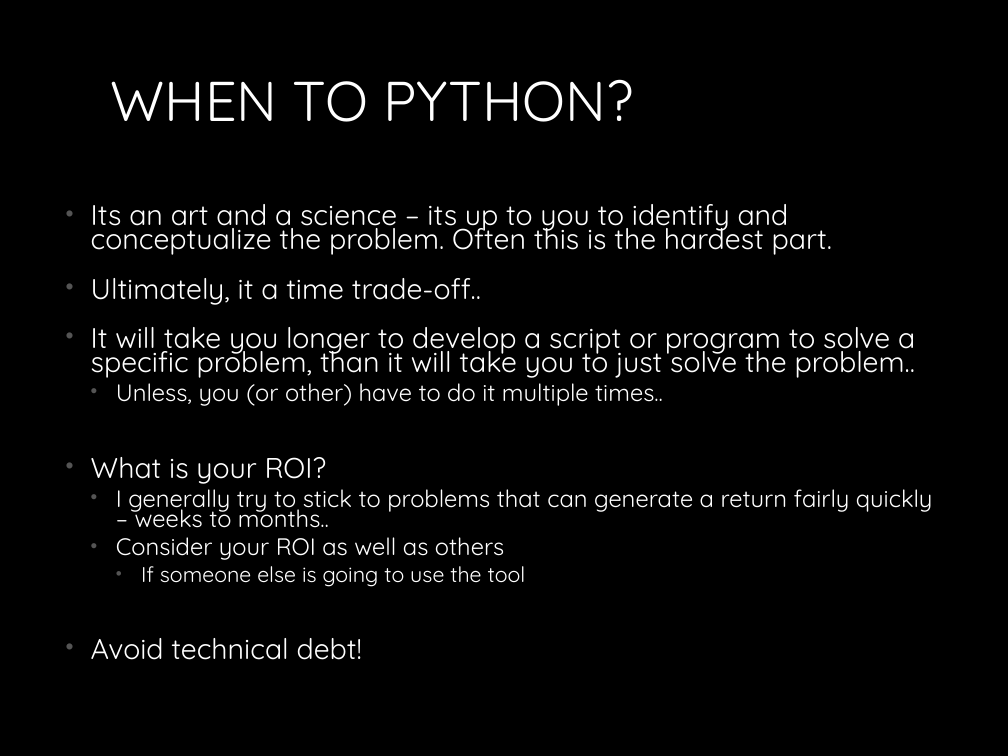
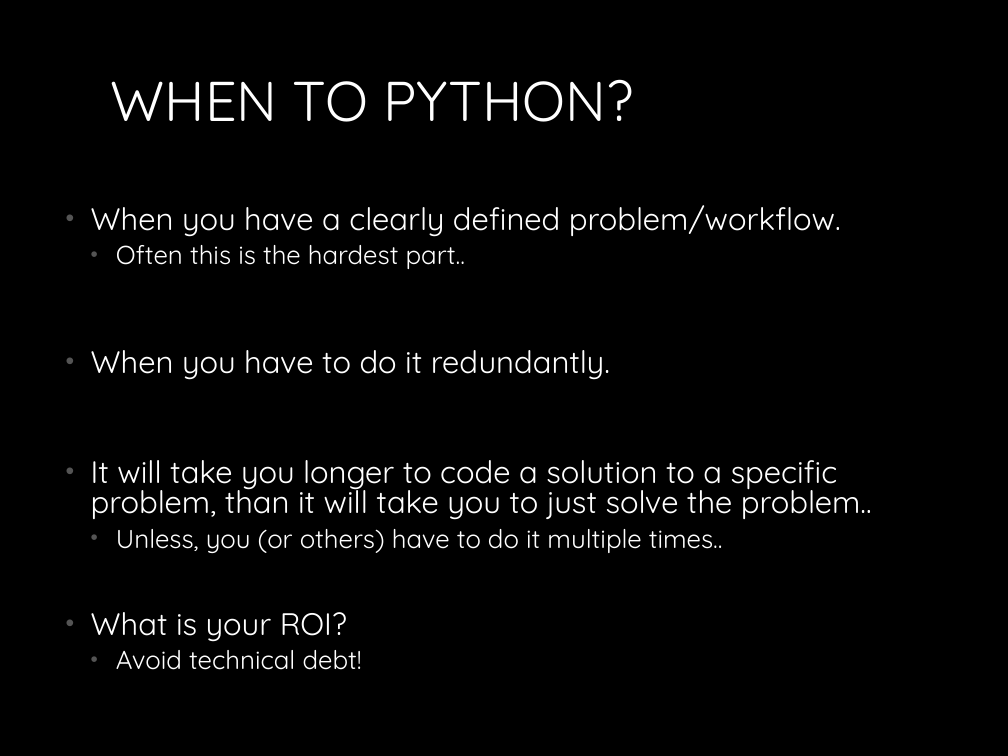
Before and after one commit to MichaelTroyer/Learning_Python_For_Fun_and_Profit, a slide deck: slide 16 of 1. Introduction/Introduction_to_Python.pptx (slide 14 before the commit). Drawn at 1008x756 pixels with LibreOffice and Linux fonts; fonts in the diff are those of the drawing. Boxes give left, top, right and bottom in pixels: in the first picture for what was removed or moved away, otherwise in the second. Text is boxed around its words. In the diff, an @@ line names an element or a change of style, - is before the commit and + after.

Commit message:
Updated Python Basics

```diff
--- a/1. Introduction/Introduction_to_Python.pptx
+++ b/1. Introduction/Introduction_to_Python.pptx
@@ text at [91,205,872,553]: text changed; size 20.4 to 22.2 pt @@
-• Its an art and a science – its up to you to identify and conceptualize the problem. Often this is the hardest part.
-• Ultimately, it a time trade-off..
-• It will take you longer to develop a script or program to solve a specific problem, than it will take you to just solve the problem..
-  • Unless, you (or other) have to do it multiple times..
+• When you have a clearly defined problem/workflow.
+  • Often this is the hardest part..
+• When you have to do it redundantly.
+• It will take you longer to code a solution to a specific problem, than it will take you to just solve the problem..
+  • Unless, you (or others) have to do it multiple times..
@@ text at [116,482,933,587]: paragraphs removed @@
-  • I generally try to stick to problems that can generate a return fairly quickly – weeks to months..
-  • Consider your ROI as well as others
-    • If someone else is going to use the tool
@@ text at [91,612,362,670]: size 20.4 to 22.2 pt in "What is your ROI?"; size 20.4 to 18.5 pt in "Avoid technical debt!"; line spacing 0.7 to 0.8; list level 1 to 2 in "Avoid technical debt!" @@
```
Also in this commit, not shown: 3 other slides changed, 3 slides added, 6 other files.
